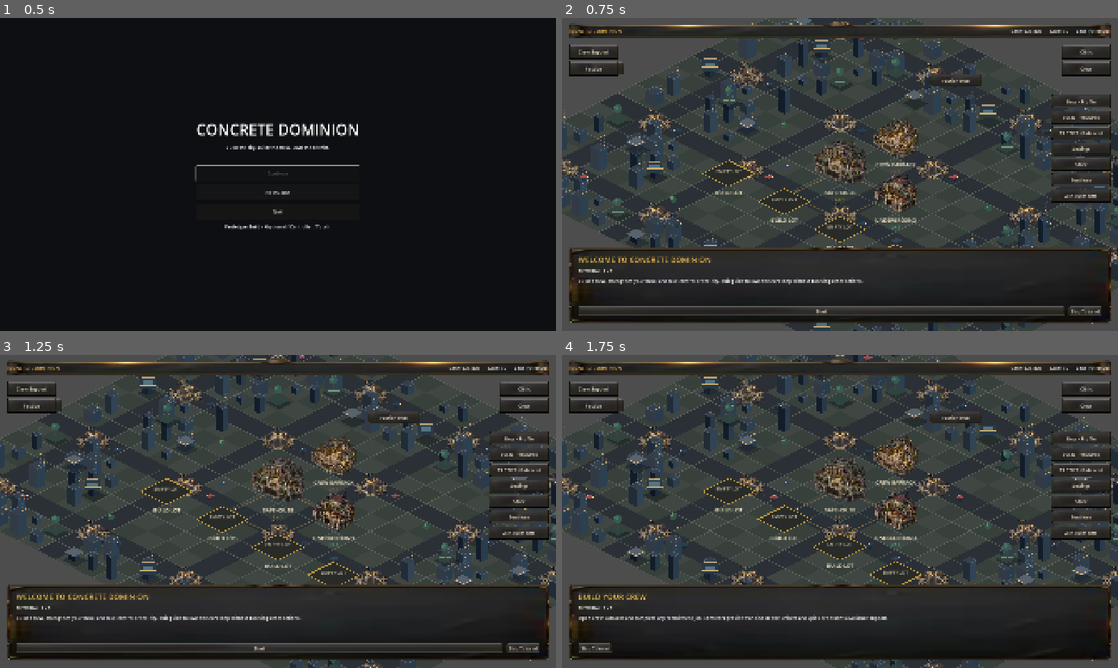
Above: before the commit, frames 1-4 (two rows, left to right).
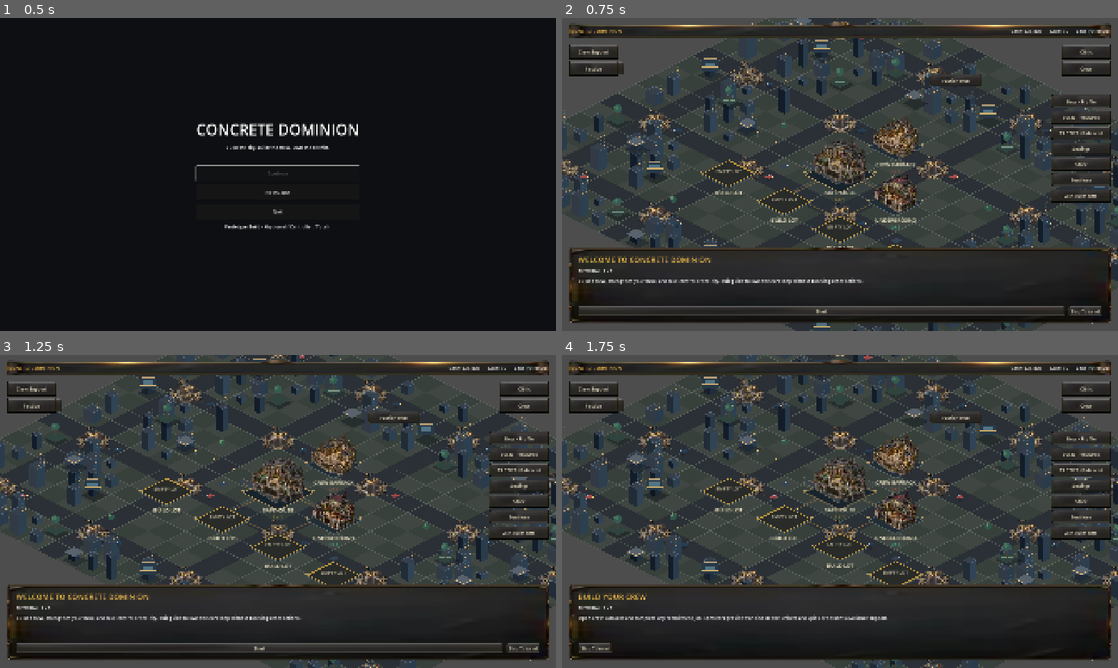
Above: after the commit, the same moments.

Repository: betasio/ConcreteDominion
Game: Godot game, scene res://scenes/core/Boot.tscn
Two runs of this game, one before a commit and one after it. Both use one fixed random seed, a clock stepped at 60 frames per second and the inputs below.
Inputs:
- Up to frame 1 (0.5 s): no input
- Up to frame 2 (0.75 s): click "New Game" at 0.5 s
- Up to frame 3 (1.25 s): no input
- Up to frame 4 (1.75 s): click "Start" at 1.25 s

Frame 1 is identical in both runs. In frame 2, 0.5% of the frame differs, in the area x 24-65%, y 36-73%; in frame 3, 0.6%, in the area x 24-65%, y 30-74%; in frame 4, 0.5%.

Commit message:
Mount premium turf ground detail under gameplay buildings

Diff:
--- a/scenes/world/CityMap.tscn
+++ b/scenes/world/CityMap.tscn
@@ -24,6 +24,8 @@
 
 [ext_resource type="Script" path="res://scripts/world/EnvironmentDepth.gd" id="19_depth"]
 
+[ext_resource type="Script" path="res://scripts/world/TurfGround.gd" id="20_turf_ground"]
+
 [node name="CityMap" type="Node2D"]
 script = ExtResource("1_map")
 
@@ -40,6 +42,9 @@
 
 [node name="EnvironmentDepth" type="Node2D" parent="."]
 script = ExtResource("19_depth")
+
+[node name="TurfGround" type="Node2D" parent="."]
+script = ExtResource("20_turf_ground")
 
 [node name="Buildings" type="Node2D" parent="."]
 y_sort_enabled = true
Not shown: 1 places in scenes/world/CityMap.tscn that only renumber resources
